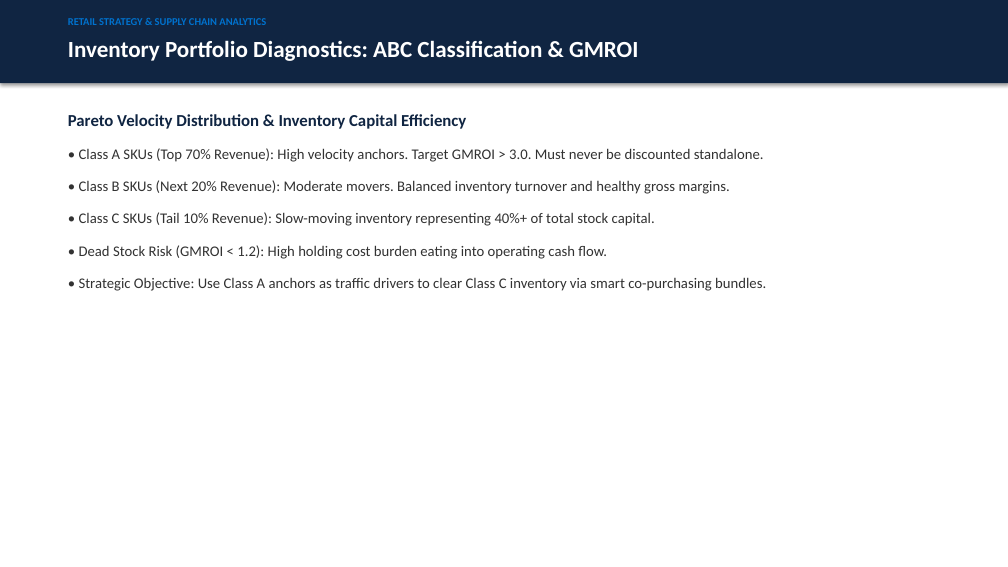
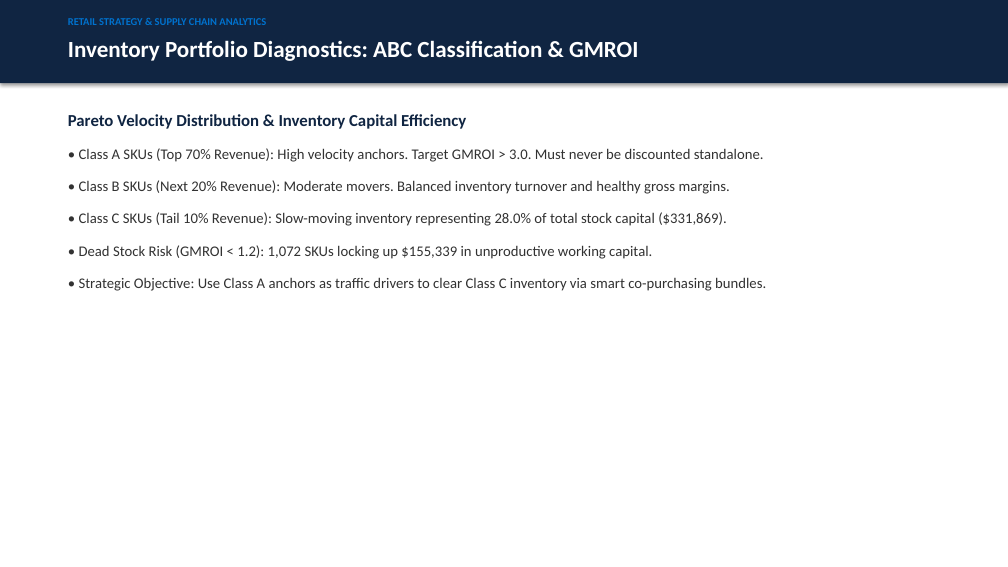
Before and after one commit to PriyankaHichkad/Market-Basket-Sentiment-Clearance-Optimizer, a slide deck: slide 4 of reports/executive_presentation_deck.pptx. Drawn at 1008x567 pixels with LibreOffice and Linux fonts; fonts in the diff are those of the drawing. Boxes give left, top, right and bottom in pixels: in the first picture for what was removed or moved away, otherwise in the second. Text is boxed around its words. In the diff, an @@ line names an element or a change of style, - is before the commit and + after.

```diff
--- a/reports/executive_presentation_deck.pptx
+++ b/reports/executive_presentation_deck.pptx
@@ text at (79,212,726,259): text changed @@
-• Class C SKUs (Tail 10% Revenue): Slow-moving inventory representing 40%+ of total stock capital.
-• Dead Stock Risk (GMROI < 1.2): High holding cost burden eating into operating cash flow.
+• Class C SKUs (Tail 10% Revenue): Slow-moving inventory representing 28.0% of total stock capital ($331,869).
+• Dead Stock Risk (GMROI < 1.2): 1,072 SKUs locking up $155,339 in unproductive working capital.
```
Also in this commit, not shown: 2 other files.
